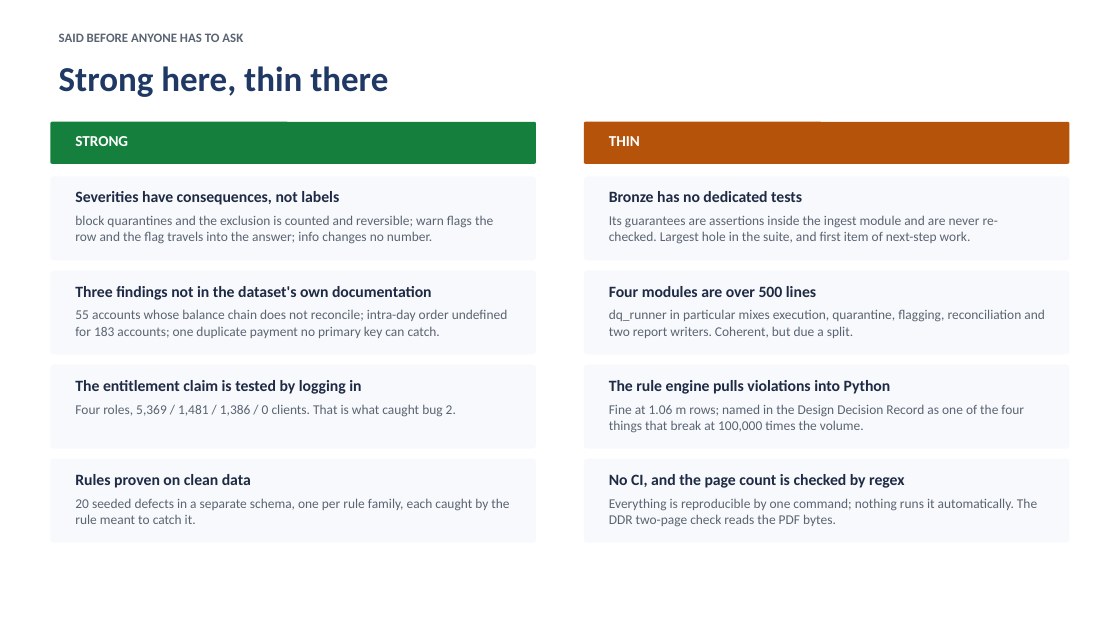
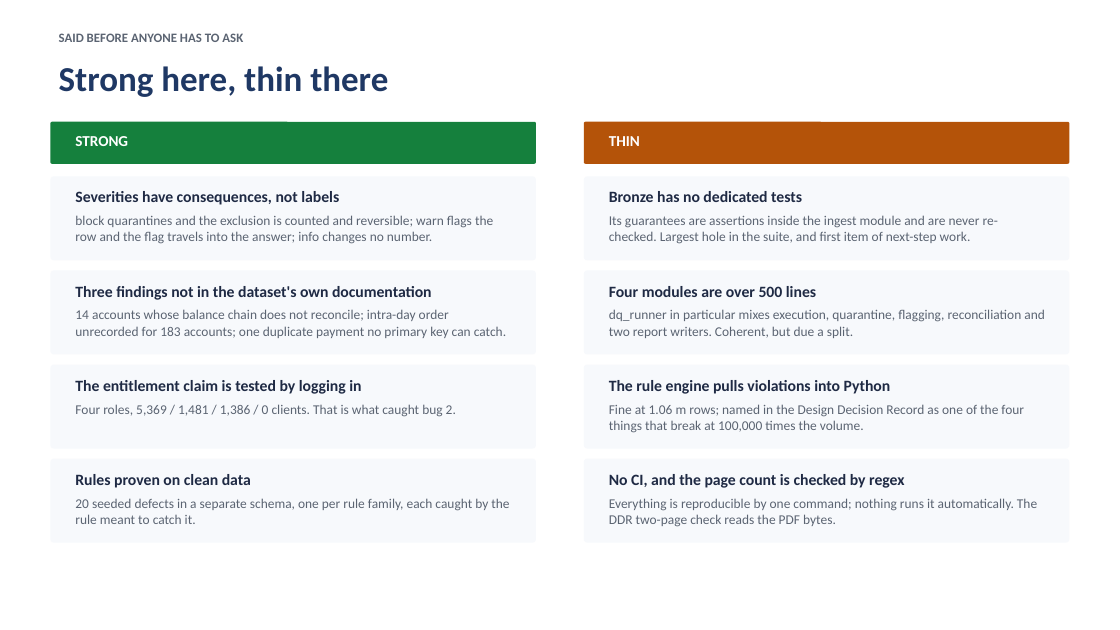
Before and after one commit to robindebruyne1234/Loan-valid-DQ, a slide deck: slide 47 of deliverables/Walkthrough_Deck.pptx. Drawn at 1120x630 pixels with LibreOffice and Linux fonts; fonts in the diff are those of the drawing. Boxes give left, top, right and bottom in pixels: in the first picture for what was removed or moved away, otherwise in the second. Text is boxed around its words. In the diff, an @@ line names an element or a change of style, - is before the commit and + after.

```diff
--- a/deliverables/Walkthrough_Deck.pptx
+++ b/deliverables/Walkthrough_Deck.pptx
@@ text at [75, 309, 506, 338]: text changed @@
-55 accounts whose balance chain does not reconcile; intra-day order undefined for 183 accounts; one duplicate payment no primary key can catch.
+14 accounts whose balance chain does not reconcile; intra-day order unrecorded for 183 accounts; one duplicate payment no primary key can catch.
```
Also in this commit, not shown: 3 other slides changed, 35 other files.
